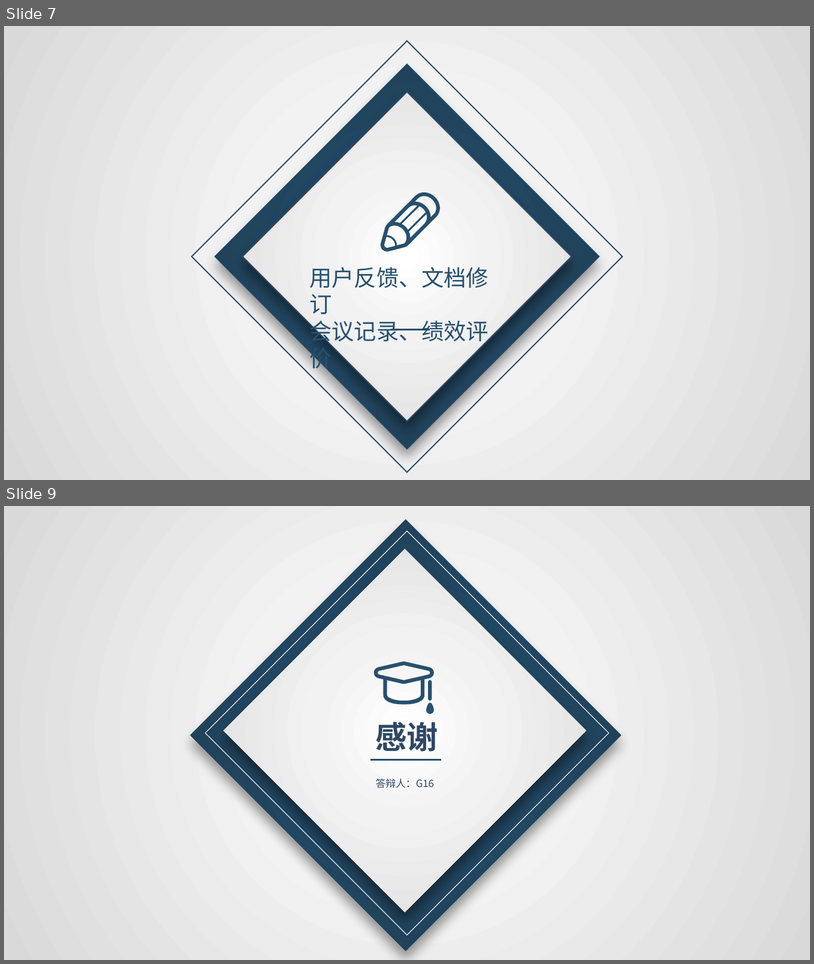
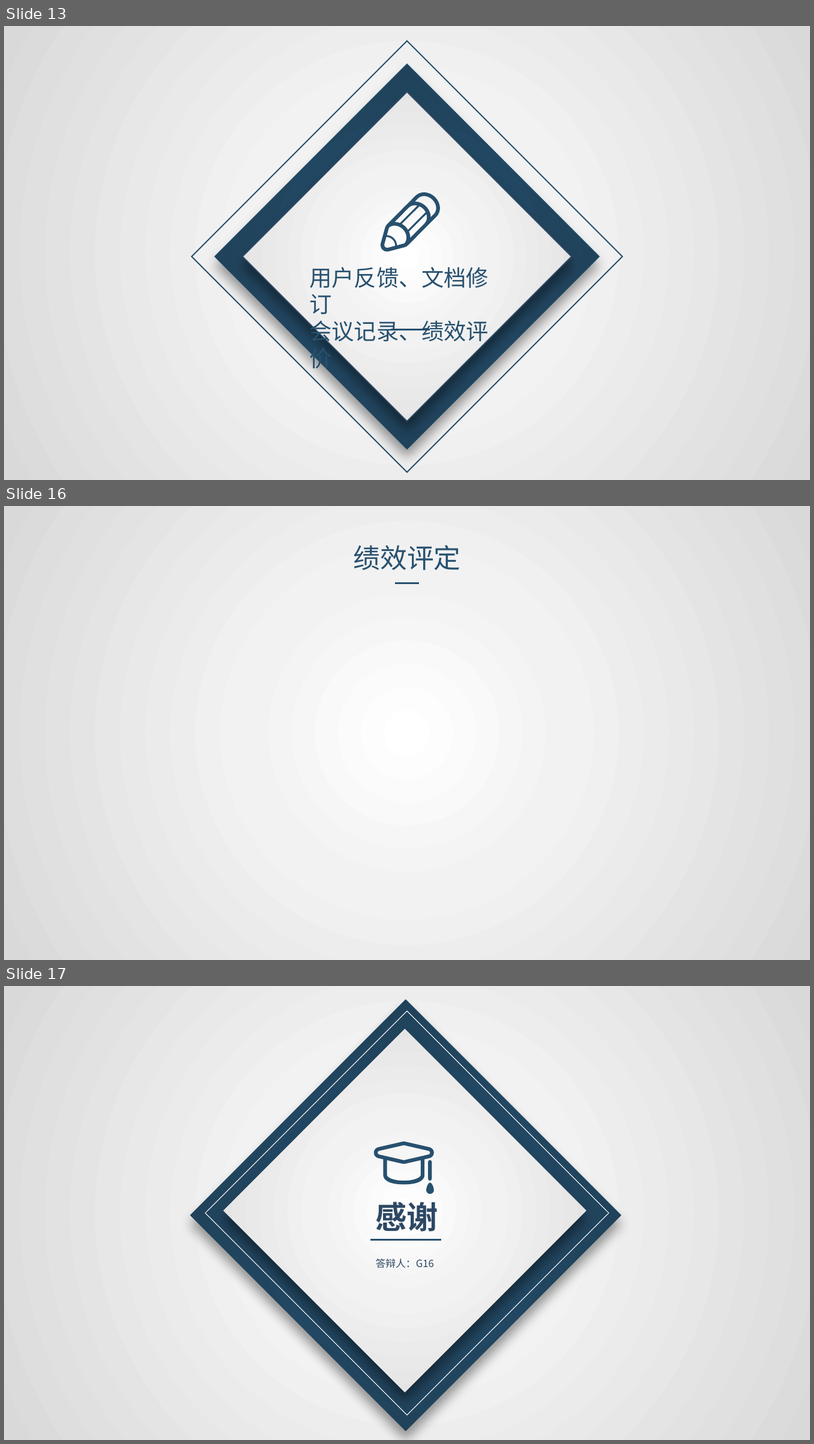
Before and after one commit to avgstuBoboge/SE2020-document, a slide deck: ppt/SE2020-G16-实现测试.pptx. Shown one above the other, each under a label of ours: slides 7 and 9 before the commit, slides 13, 16 and 17 after it; the slides between them are not shown. The pictures are 814x964 and 814x1444 pixels, drawn with LibreOffice and Linux fonts; fonts in the diff are those of the drawing. Boxes give left, top, right and bottom in pixels: in the first picture for what was removed or moved away, otherwise in the second. Text is boxed around its words. In the diff, an @@ line names an element or a change of style, - is before the commit and + after.

```diff
--- a/ppt/SE2020-G16-实现测试.pptx
+++ b/ppt/SE2020-G16-实现测试.pptx
@@ slide 16 added at (4, 506, 810, 960), background gradient #FFFFFF to #F2F2F2 to #D9D9D9 @@
@@ text added at (353, 545, 461, 570), 24 pt, text #27506E @@
+绩效评定
@@ line added from (395, 583) to (419, 583), #27506E 1.5 pt @@
@@ what was slide 7 is now slide 13 @@
@@ what was slide 9 is now slide 17 @@
```
Also in this commit, not shown: 1 slide changed, 7 other slides added, 1 slide removed.
